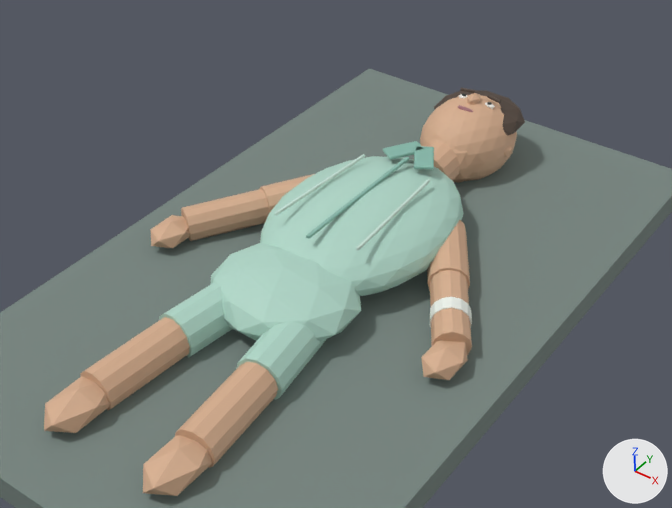
Two versions of the Blender file HLR/blender/hlr-patient-rig.blend, one commit apart.
One viewpoint serves both versions: the file's camera 'PREVIEW_CAMERA'. The lights are fixed; the arrows at lower right show +X, +Y and +Z. The older version comes first.
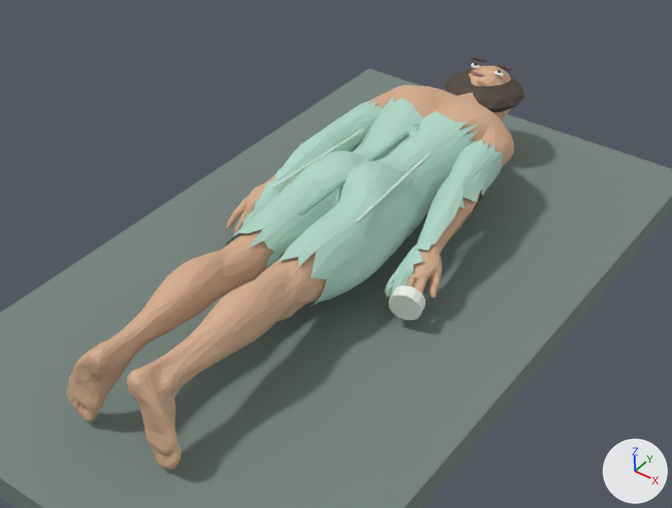
Where the newer file only moved an object's origin or applied its transform, the numbers keep the older frame.

What changed in the scene script:
```text
Change me_cylinder_011:
    used by ob_patient_wristband; location = (0.885, -0.27, 0.064); rotation_euler = (1.592, 0.0, 0.559), in degrees (91, 0, 32)
    remove me_cylinder_011.from_pydata(...)  # 28 vertices, 16 faces; spans x -0.121..0.121, y -0.124..0.124, z -0.047..0.047
    add me_cylinder_011.from_pydata(...)  # 28 vertices, 16 faces; spans x -0.368..-0.152, y -0.015..0.196, z -0.083..0.061
    me_cylinder_011 part 1: 28 of 28 vertices moved; they spanned x -0.121..0.121, y -0.124..0.124, z -0.047..0.047 and now span x -0.368..-0.152, y -0.015..0.196, z -0.083..0.061; mean shift (-0.26, 0.091, -0.011)
Remove ob_chest_mesh:
    ob_chest_mesh = bpy.data.objects.new('chest_mesh', me_icosphere)
Remove ob_foot_l:
    ob_foot_l = bpy.data.objects.new('foot_L', me_icosphere_013)
Remove ob_foot_r:
    ob_foot_r = bpy.data.objects.new('foot_R', me_icosphere_016)
Remove ob_forearm_l:
    ob_forearm_l = bpy.data.objects.new('forearm_L', me_cylinder_004)
Remove ob_forearm_r:
    ob_forearm_r = bpy.data.objects.new('forearm_R', me_cylinder_008)
Change ob_gown_center_seam:
    ob_gown_center_seam.location: (0.0, 0.06, 0.402) -> (0.0, 0.02, 0.605)
Change ob_gown_fold_l:
    ob_gown_fold_l.location: (-0.28, 0.03, 0.398) -> (-0.28, 0.02, 0.6)
Change ob_gown_neckline_r:
    ob_gown_neckline_r.location: (0.08, 0.68, 0.397) -> (0.08, 0.69, 0.598)
Change ob_hair_mesh:
    ob_hair_mesh.location: (0.0, 1.56, 0.29) -> (0.0, 1.61, 0.47)
    ob_hair_mesh.scale: (0.34, 0.31, 0.11) -> (0.3, 0.27, 0.1)
Remove ob_hand_l:
    ob_hand_l = bpy.data.objects.new('hand_L', me_icosphere_012)
Remove ob_hand_r:
    ob_hand_r = bpy.data.objects.new('hand_R', me_icosphere_015)
Remove ob_head_mesh:
    ob_head_mesh = bpy.data.objects.new('head_mesh', me_icosphere_002)
Remove ob_jaw_mesh:
    ob_jaw_mesh = bpy.data.objects.new('jaw_mesh', me_icosphere_003)
Change ob_lips_mesh:
    ob_lips_mesh.location: (0.0, 1.34, 0.435) -> (0.0, 1.48, 0.65)
Remove ob_neck_mesh:
    ob_neck_mesh = bpy.data.objects.new('neck_mesh', me_cylinder)
Remove ob_nose_mesh:
    ob_nose_mesh = bpy.data.objects.new('nose_mesh', me_icosphere_005)
Remove ob_pelvis_mesh:
    ob_pelvis_mesh = bpy.data.objects.new('pelvis_mesh', me_icosphere_001)
Remove ob_shin_l:
    ob_shin_l = bpy.data.objects.new('shin_L', me_cylinder_006)
Remove ob_shin_r:
    ob_shin_r = bpy.data.objects.new('shin_R', me_cylinder_010)
Remove ob_thigh_l:
    ob_thigh_l = bpy.data.objects.new('thigh_L', me_cylinder_005)
Remove ob_thigh_r:
    ob_thigh_r = bpy.data.objects.new('thigh_R', me_cylinder_009)
Remove ob_upper_arm_l:
    ob_upper_arm_l = bpy.data.objects.new('upper_arm_L', me_cylinder_003)
Remove ob_upper_arm_r:
    ob_upper_arm_r = bpy.data.objects.new('upper_arm_R', me_cylinder_007)
Add ob_atlas_gown_mesh:
    ob_atlas_gown_mesh = bpy.data.objects.new('atlas_gown_mesh', me_atlaspatientgown)  # 3121 vertices, 5677 faces; spans x -0.64..0.66, y -0.91..0.91, z 0.03..0.68; in mat_patient_gown (green #afd6c7)
    ob_atlas_gown_mesh.location = (0.0, 0.0, 0.0)
Add ob_atlas_body_mesh:
    ob_atlas_body_mesh = bpy.data.objects.new('atlas_body_mesh', me_atlaspatientskin)  # 7512 vertices, 14235 faces, 95 loose edges; spans x -0.77..0.77, y -2.1..1.86, z 0.0..0.67; in mat_skin (beige #d6ad8e)
    ob_atlas_body_mesh.location = (0.0, 0.0, 0.0)
```

Location of each change, [x1, y1, x2, y2] in pixels of the pictures (672 x 508 px):
'atlas_gown_mesh', added (green): after [225, 97, 503, 309]
'atlas_body_mesh', added (beige): after [67, 66, 514, 469]
'chest_mesh', deleted (green): before [260, 156, 463, 296]
'pelvis_mesh', deleted (green): before [211, 242, 361, 342]
'shin_R', deleted (beige): before [175, 362, 278, 468]
'shin_L', deleted (beige): before [80, 317, 190, 410]
'head_mesh', deleted (beige): before [420, 95, 517, 181]
'thigh_R', deleted (green): before [236, 320, 326, 400]
'forearm_L', deleted (beige): before [181, 189, 270, 241]
'foot_R', deleted (beige): before [143, 435, 212, 496]
'thigh_L', deleted (green): before [159, 283, 232, 358]
'foot_L', deleted (beige): before [44, 376, 110, 433]
'hair_mesh', moved, rescaled: before [434, 90, 525, 135]; after [444, 68, 526, 112]
'forearm_R', deleted (beige): before [430, 270, 472, 355]
'patient_wristband', reshaped: before [430, 297, 472, 327]; after [389, 285, 426, 320]
'upper_arm_R', deleted (beige): before [427, 220, 470, 291]
'hand_R', deleted (beige): before [421, 340, 468, 380]
'gown_center_seam', moved: before [306, 157, 409, 239]; after [299, 131, 409, 215]
'hand_L', deleted (beige): before [150, 215, 190, 248]
'gown_fold_L', moved: before [275, 154, 365, 215]; after [273, 129, 365, 189]
'neck_mesh', deleted (beige): before [413, 143, 460, 180]
'upper_arm_L', deleted (beige): before [260, 174, 314, 212]
'jaw_mesh', deleted (beige): before [423, 137, 473, 183]
'gown_neckline_R', moved (mostly hidden afterwards): before [414, 146, 434, 170]; after [416, 123, 420, 131]
'nose_mesh', deleted: before [467, 93, 480, 105]
'lips_mesh', moved: before [458, 105, 473, 112]; after [470, 71, 485, 77]
